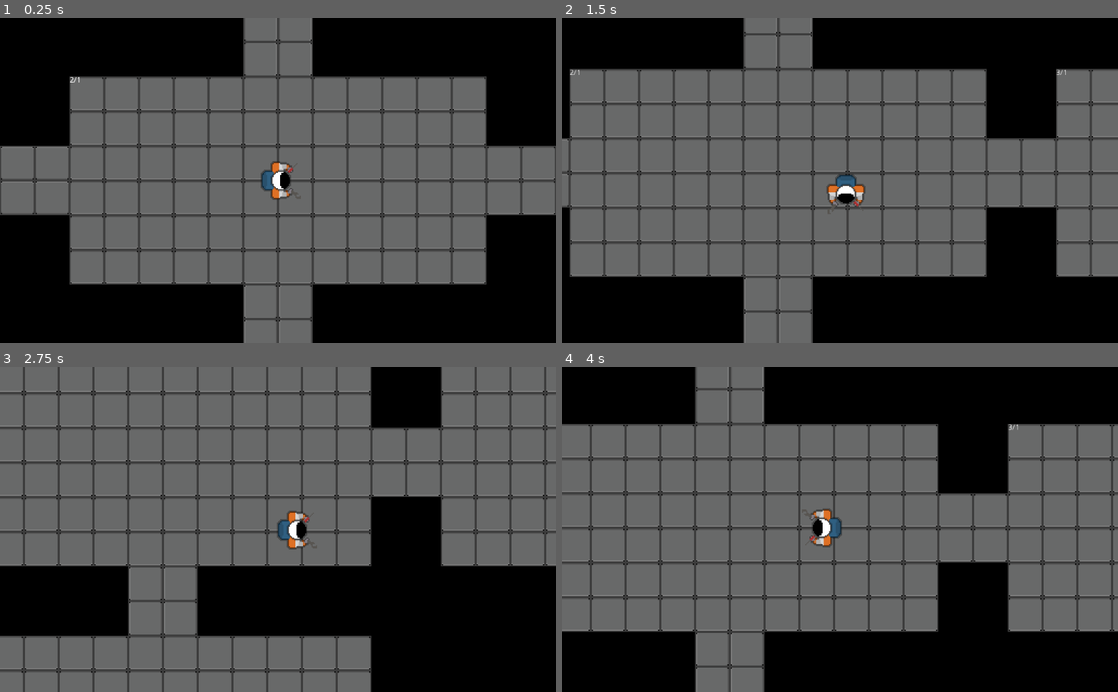
Above: before the commit, frames 1-4 (two rows, left to right).
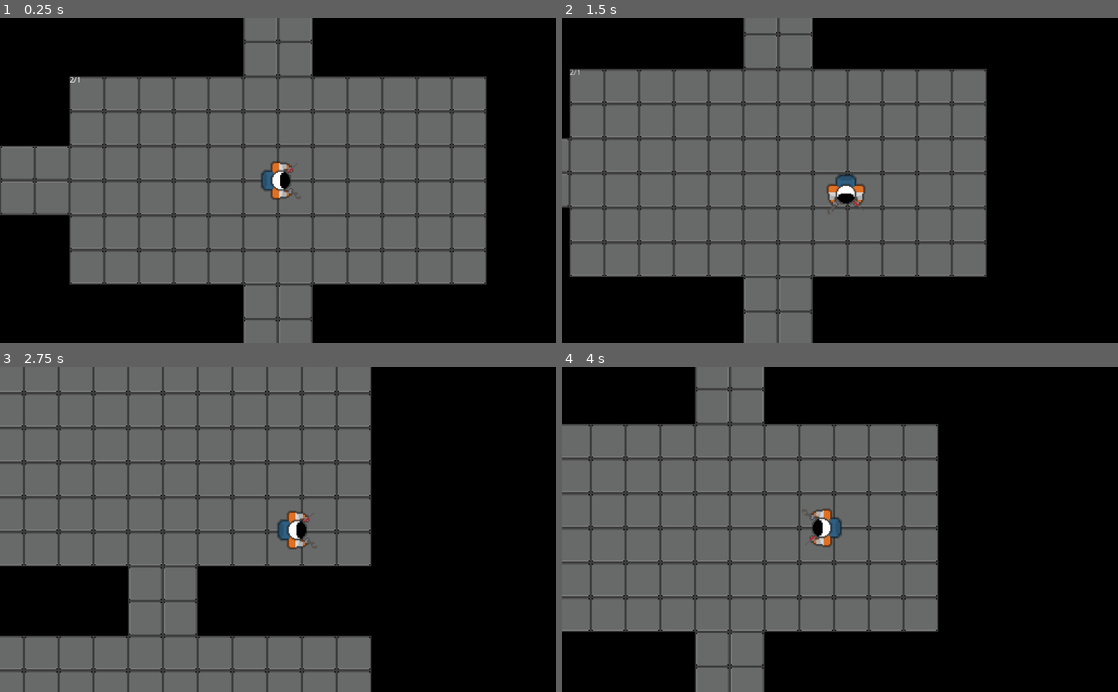
Above: after the commit, the same moments.

Repository: frankakn7/NothingIsPermanent
Game: Godot game, scene res://Main.tscn
Two runs of this game, one before a commit and one after it. Both use one fixed random seed, a clock stepped at 60 frames per second and the inputs below.
Inputs:
- Up to frame 1 (0.25 s): no input
- Up to frame 2 (1.5 s): tap Enter at 0.5 s; hold D (move_right) 0.53-1.28 s; hold S (move_down) from 1.28 s (still down)
- Up to frame 3 (2.75 s): release S (move_down) at 2.03 s; hold D (move_right) from 2.03 s (still down)
- Up to frame 4 (4 s): release D (move_right) at 2.78 s; hold W (move_up) 2.78-3.53 s; hold A (move_left) from 3.53 s (still down)

The runs differ from the first frame. In frame 1, 2.7% of the frame differs, in the area x 87-100%, y 39-61%; in frame 2, 9.8%; in frame 3, 15%, in the area x 66-100%, y 0-62%; in frame 4, 15%.

Commit message:
Woking Room generation with room layout! Only existing rooms are generated now!

Diff:
--- a/Game_Files/RoomManager.gd
+++ b/Game_Files/RoomManager.gd
@@ -6,9 +6,9 @@
 var corridor_ver_scene = load("res://CorridorVertical.tscn")
 var room_distance = 128
 
-var room_layout = [	[1, 1, 1, 1],
-					[1, 1, 2, 1],
-					[1, 1, 1, 1] ]
+var room_layout = [	[1, 0, 1, 1],
+					[1, 1, 2, 0],
+					[1, 0, 1, 1] ]
 
 var rooms = []
 var corridors = []
@@ -30,6 +30,8 @@
 
 func generateRoom(offsetVector, parentPosition, parentId):
 	var room_id = parentId + offsetVector
+	if not checkRoomExistence(room_id):
+		return
 	if !(room_id in neededRooms):
 		neededRooms.append(room_id)
 	if room_id in rooms:
@@ -49,9 +51,19 @@
 	var offset_to_room_center_Y = (room_instance.tile_pixel_width * room_instance.max_height) / 2
 	room_instance.global_position = Vector2(parentPosition.x + offset_to_room_center_X, parentPosition.y + offset_to_room_center_Y)  + Vector2(offset_to_parent_X - offset_to_room_center_X, offset_to_parent_Y - offset_to_room_center_Y)
 	#print("(%d,%d) didnt generate corridor" % [room_id.x, room_id.y], offsetVector)
-	generateCorridors(room_id, room_instance.global_position, room_width, room_height, [- offsetVector])
+	var corridorExceptions = [- offsetVector]
+	generateCorridors(room_id, room_instance.global_position, room_width, room_height, corridorExceptions)
 	room_instance.connect("player_entered", self, "on_Enter")
 	room_instance.get_node("DebugControl/DebugRoomNB").text = "%d/%d" % [room_id.x, room_id.y]
+
+func checkRoomExistence(roomId):
+	if roomId.x < 0 or roomId.y < 0:
+		return false
+	elif roomId.y < room_layout.size() and roomId.x < room_layout[0].size() and room_layout[roomId.y][roomId.x] != 0:
+		return true
+	else:
+		return false
+
 
 func generateCorridor(roomId, roomPos, side, roomWidth, roomHeight):
 	#1/2 of room width + distance 1/2
@@ -62,6 +74,8 @@
 	for id in corridors:
 		if regex.search(id):
 			return
+	if not checkRoomExistence(roomId + side):
+		return
 	var offsetX = side.x * ((roomWidth / 2) + room_distance / 2)
 	var offsetY = side.y * ((roomHeight / 2) + room_distance / 2)
 	var roomCenter = Vector2(roomPos.x + roomWidth / 2, roomPos.y + roomHeight / 2)
